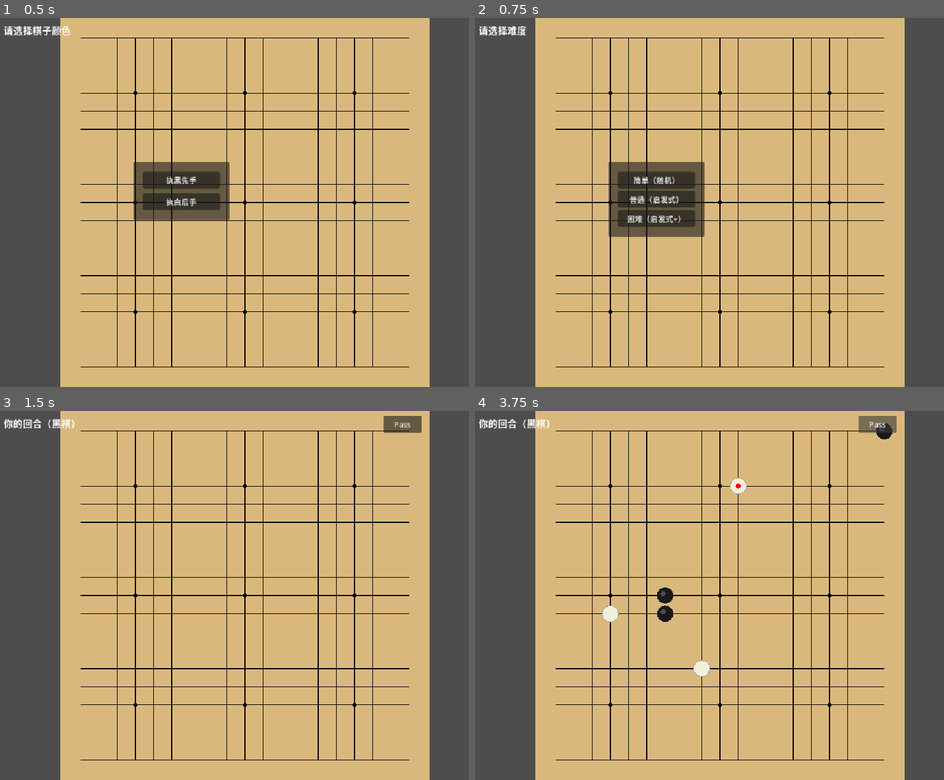
Above: before the commit, frames 1-4 (two rows, left to right).
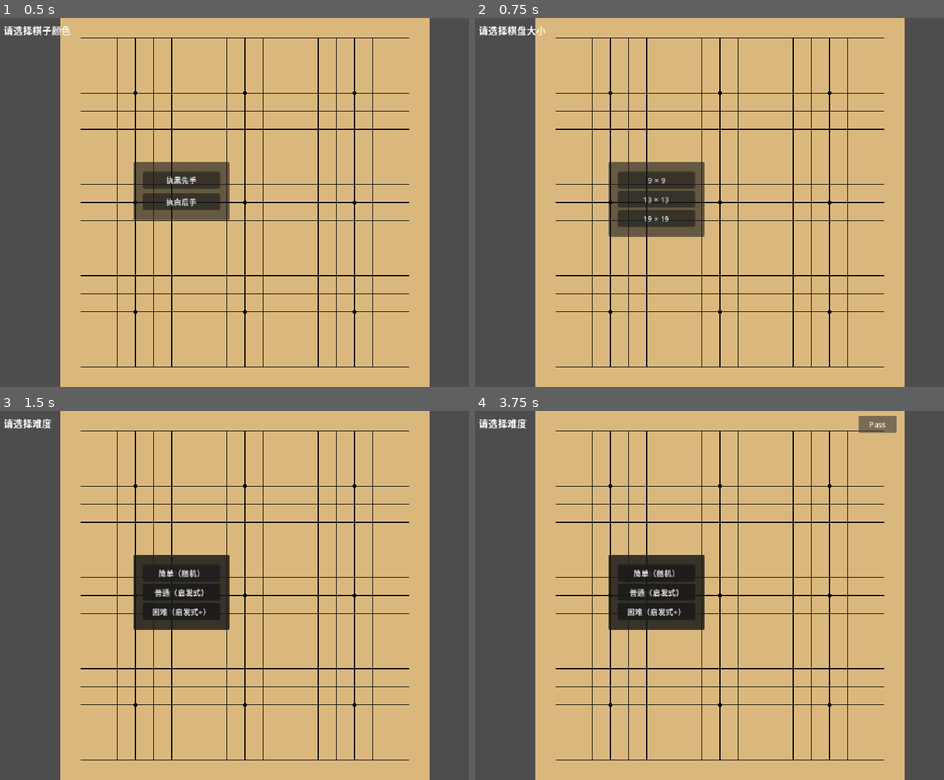
Above: after the commit, the same moments.

Repository: SSSxSSSxSSS/WeiQi
Game: Godot game, scene res://src/scenes/main.tscn
Same seed, same stepped clock (60 frames per second), same inputs: the game is played once before the commit and once after it.
Inputs (mouse positions are in pixels of both pictures, inside the frame that each line leads up to):
- Up to frame 1 (0.5 s): no input
- Up to frame 2 (0.75 s): click "执黑先手" at 0.5 s
- Up to frame 3 (1.5 s): click (182, 573) at 1.25 s, where only the run after the commit has a clickable "9 × 9"
- Up to frame 4 (3.75 s): click (657, 591) at 2 s, where only the run after the commit has a clickable "13 × 13"; click (657, 610) at 2.75 s, where only the run after the commit has a clickable "19 × 19"; click "Pass" at 3.5 s

Frame 1 is identical in both runs. In frame 2, 0.5% of the frame differs, in the area x 6-44%, y 2-56%; in frame 3, 4.6%, in the area x 0-90%, y 1-60%; in frame 4, 4.6%.
Error after the commit: Out of bounds get index '9' (on base: 'Array') (res://src/core/board.gd:22)

Commit message:
feat: 7.1 棋盘尺寸选择 (9/13/19) + 7.2 悔棋功能
- Board 支持可变 size 构造参数，保留 SIZE=19 常量兼容
- 选颜色 → 选尺寸 → 选难度 三步流程
- 悔棋：历史栈回退，支持撤销 AI+玩家各一手
- 编辑器零警告

Diff:
--- a/src/core/board.gd
+++ b/src/core/board.gd
@@ -2,45 +2,42 @@
 class_name Board
 extends RefCounted
 
-const SIZE := 19
+const SIZE := 19  # 默认大小，保持类常量兼容
+
+var size: int
 
 var _grid: Array[Array]  # _grid[row][col] → Stone.Type
 
-func _init() -> void:
+func _init(board_size: int = SIZE) -> void:
+	size = board_size
 	_grid = []
-	_grid.resize(SIZE)
-	for row in SIZE:
+	_grid.resize(size)
+	for row in size:
 		_grid[row] = []
-		_grid[row].resize(SIZE)
-		for col in SIZE:
+		_grid[row].resize(size)
+		for col in size:
 			_grid[row][col] = Stone.Type.EMPTY
 
-## 读取指定位置的棋子
 func get_stone(row: int, col: int) -> Stone.Type:
 	return _grid[row][col]
 
-## 放置棋子
 func set_stone(row: int, col: int, stone: Stone.Type) -> void:
 	_grid[row][col] = stone
 
-## 检查坐标是否在棋盘范围内
 func is_on_board(row: int, col: int) -> bool:
-	return row >= 0 and row < SIZE and col >= 0 and col < SIZE
+	return row >= 0 and row < size and col >= 0 and col < size
 
-## 清空棋盘
 func clear() -> void:
-	for row in SIZE:
-		for col in SIZE:
+	for row in size:
+		for col in size:
 			_grid[row][col] = Stone.Type.EMPTY
 
-## 深拷贝——每行 duplicate(true)，避免浅拷贝污染原棋盘
 func clone() -> Board:
-	var b: Board = load("res://src/core/board.gd").new()
-	for row in SIZE:
+	var b: Board = load("res://src/core/board.gd").new(size)
+	for row in size:
 		b._grid[row] = _grid[row].duplicate(true)
 	return b
 
-## 返回 (row,col) 的四方向邻居中在棋盘范围内的坐标
 func get_neighbors(row: int, col: int) -> Array[Vector2i]:
 	var neighbors: Array[Vector2i] = []
 	var deltas: Array[Vector2i] = [Vector2i(-1, 0), Vector2i(1, 0), Vector2i(0, -1), Vector2i(0, 1)]
--- a/src/core/group.gd
+++ b/src/core/group.gd
@@ -11,9 +11,9 @@
 
 	# visited 二维数组：记录已访问位置
 	var visited: Array[Array] = []
-	for row in Board.SIZE:
+	for row in board.size:
 		visited.append([])
-		for _col in Board.SIZE:
+		for _col in board.size:
 			visited[row].append(false)
 
 	var queue: Array[Vector2i] = [seed_pos]
--- a/src/game/game_controller.gd
+++ b/src/game/game_controller.gd
@@ -2,7 +2,7 @@
 class_name GameController
 extends Control
 
-enum State { COLOR_SELECT, DIFFICULTY_SELECT, PLAYER_TURN, AI_TURN, GAME_OVER }
+enum State { COLOR_SELECT, SIZE_SELECT, DIFFICULTY_SELECT, PLAYER_TURN, AI_TURN, GAME_OVER }
 
 var _state: State = State.COLOR_SELECT
 var _board: Board
@@ -15,10 +15,14 @@
 
 var _board_renderer: BoardRenderer
 var _color_panel: Panel
+var _size_panel: Panel
 var _difficulty_panel: Panel
 var _hud_label: Label
 var _game_over_label: Label
 var _pass_button: Button
+var _undo_button: Button
+var _history: Array[Board] = []
+var _board_size: int = 19
 
 func _ready() -> void:
     randomize()
@@ -65,6 +69,21 @@
     white_btn.pressed.connect(_on_color_white)
     _color_panel.add_child(white_btn)
 
+    # 棋盘尺寸选择面板（初始隐藏）
+    _size_panel = Panel.new()
+    _size_panel.position = Vector2(280, 300)
+    _size_panel.size = Vector2(200, 155)
+    _size_panel.visible = false
+    add_child(_size_panel)
+
+    for size in [9, 13, 19]:
+        var btn: Button = Button.new()
+        btn.text = "%d × %d" % [size, size]
+        btn.position = Vector2(20, 20 + (_size_panel.get_child_count() * 40))
+        btn.size = Vector2(160, 35)
+        btn.pressed.connect(_on_size_selected.bind(size))
+        _size_panel.add_child(btn)
+
     # 难度选择面板（初始隐藏）
     _difficulty_panel = Panel.new()
     _difficulty_panel.position = Vector2(280, 300)
@@ -102,6 +121,15 @@
     _pass_button.pressed.connect(_on_player_pass)
     add_child(_pass_button)
 
+    # 悔棋按钮（初始隐藏）
+    _undo_button = Button.new()
+    _undo_button.text = "悔棋"
+    _undo_button.position = Vector2(890, 10)
+    _undo_button.size = Vector2(80, 35)
+    _undo_button.visible = false
+    _undo_button.pressed.connect(_on_undo)
+    add_child(_undo_button)
+
 func _enter_color_select() -> void:
     _state = State.COLOR_SELECT
     _color_panel.visible = true
@@ -112,11 +140,21 @@
 func _on_color_black() -> void:
     _player_color = Stone.Type.BLACK
     _ai_color = Stone.Type.WHITE
-    _enter_difficulty_select()
+    _enter_size_select()
 
 func _on_color_white() -> void:
     _player_color = Stone.Type.WHITE
     _ai_color = Stone.Type.BLACK
+    _enter_size_select()
+
+func _enter_size_select() -> void:
+    _state = State.SIZE_SELECT
+    _color_panel.visible = false
+    _size_panel.visible = true
+    _hud_label.text = "请选择棋盘大小"
+
+func _on_size_selected(size: int) -> void:
+    _board_size = size
     _enter_difficulty_select()
 
 func _enter_difficulty_select() -> void:
@@ -139,9 +177,13 @@
 
 func _start_game() -> void:
     _difficulty_panel.visible = false
+    _board = Board.new(_board_size)
+    _rules = GoRules.new()
+    _history.clear()
     _consecutive_passes = 0
     _board_renderer.set_board(_board)
     _pass_button.visible = true
+    _undo_button.visible = true
     _update_hud()
     if _player_color == Stone.Type.BLACK:
         _enter_player_turn()
@@ -151,6 +193,7 @@
 func _enter_player_turn() -> void:
     _state = State.PLAYER_TURN
     _pass_button.visible = true
+    _undo_button.visible = not _history.is_empty()
     _hud_label.text = "你的回合（%s）" % ("黑棋" if _player_color == Stone.Type.BLACK else "白棋")
 
 func _on_board_clicked(pos: Vector2) -> void:
@@ -159,8 +202,10 @@
     var grid: Vector2i = _board_renderer.pixel_to_grid(pos)
     if grid == Vector2i(-1, -1):
         return
+    _history.append(_board.clone())
     var result: MoveResult = _rules.play_move(_board, grid.x, grid.y, _player_color)
     if not result.valid:
+        _history.pop_back()
         _hud_label.text = "无效落子: %s" % result.reason
         return
     _consecutive_passes = 0
@@ -184,7 +229,9 @@
 func _enter_ai_turn() -> void:
     _state = State.AI_TURN
     _pass_button.visible = false
+    _undo_button.visible = false
     _hud_label.text = "AI 思考中（%s - %s）..." % [_ai.get_name(), _ai.get_level()]
+    _history.append(_board.clone())
     await get_tree().process_frame
     var move: Vector2i = _ai.get_move(_board, _ai_color)
     if move == Vector2i(-1, -1):
@@ -211,6 +258,17 @@
     _game_over_label.visible = true
     _hud_label.text = "游戏结束"
 
+func _on_undo() -> void:
+    if _state != State.PLAYER_TURN or _history.is_empty():
+        return
+    _board = _history.pop_back()
+    _rules = GoRules.new()  # 重置规则状态
+    _board_renderer.set_board(_board)
+    _board_renderer.set_last_move(Vector2i(-1, -1))
+    _board_renderer.queue_redraw()
+    _undo_button.visible = not _history.is_empty()
+    _hud_label.text = "已悔棋"
+
 func _update_hud() -> void:
     _hud_label.text = "%s - %s 难度" % [
         "黑棋" if _player_color == Stone.Type.BLACK else "白棋",
Not shown, added: .reasonix/truncated-results/1780661064836-291f877b-run_command.txt
